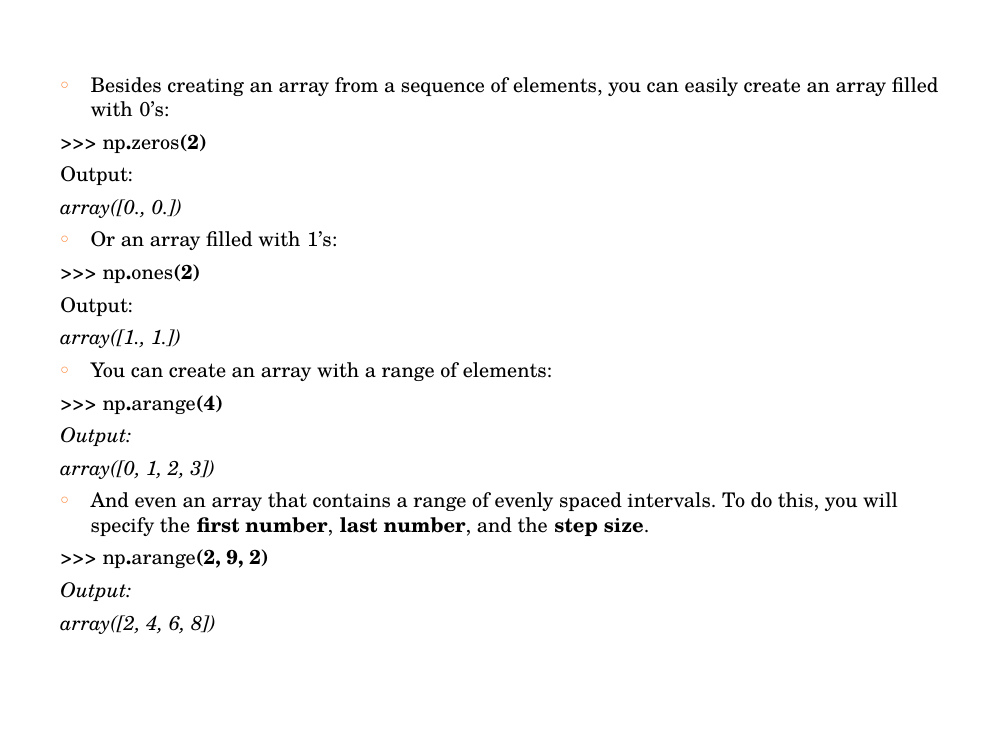
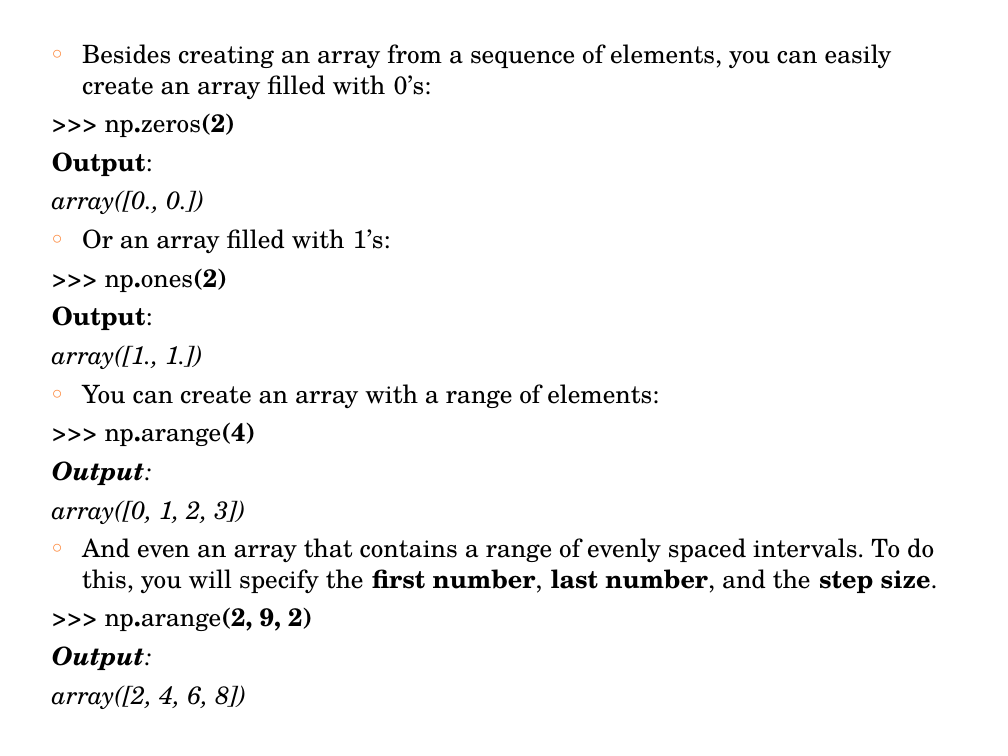
Before and after one commit to keonicsx/Code_Storage, a slide deck: slide 12 of ppt_m4/Module 4.pptx. Drawn at 1008x756 pixels with LibreOffice and Linux fonts; fonts in the diff are those of the drawing. Boxes give left, top, right and bottom in pixels: in the first picture for what was removed or moved away, otherwise in the second. Text is boxed around its words. In the diff, an @@ line names an element or a change of style, - is before the commit and + after.

```diff
--- a/ppt_m4/Module 4.pptx
+++ b/ppt_m4/Module 4.pptx
@@ text "Besides creating an array from ..." moved from (x1=60, y1=77, x2=939, y2=634) to (x1=52, y1=44, x2=938, y2=709) @@
@@ text "Besides creating an array from ..." at (x1=52, y1=44, x2=938, y2=709): size 14.4 to 18 pt; bold on in "Output:", "Output:", "Output:", "Output:" @@
```
Also in this commit, not shown: 16 other slides changed, 1 slide added, 3 slides removed, 3 other files.
